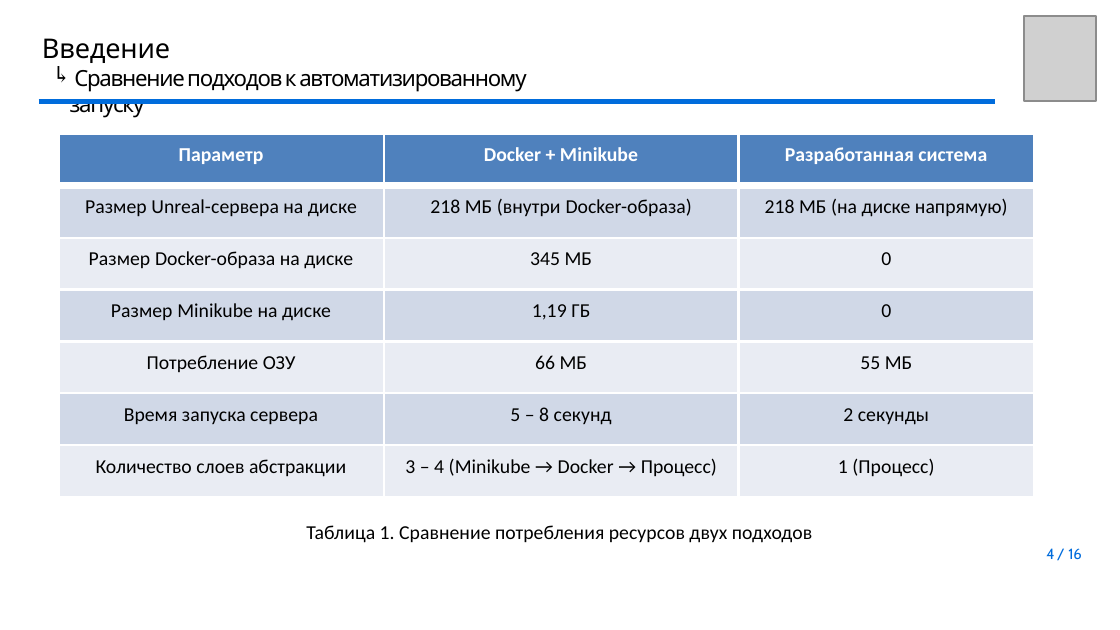
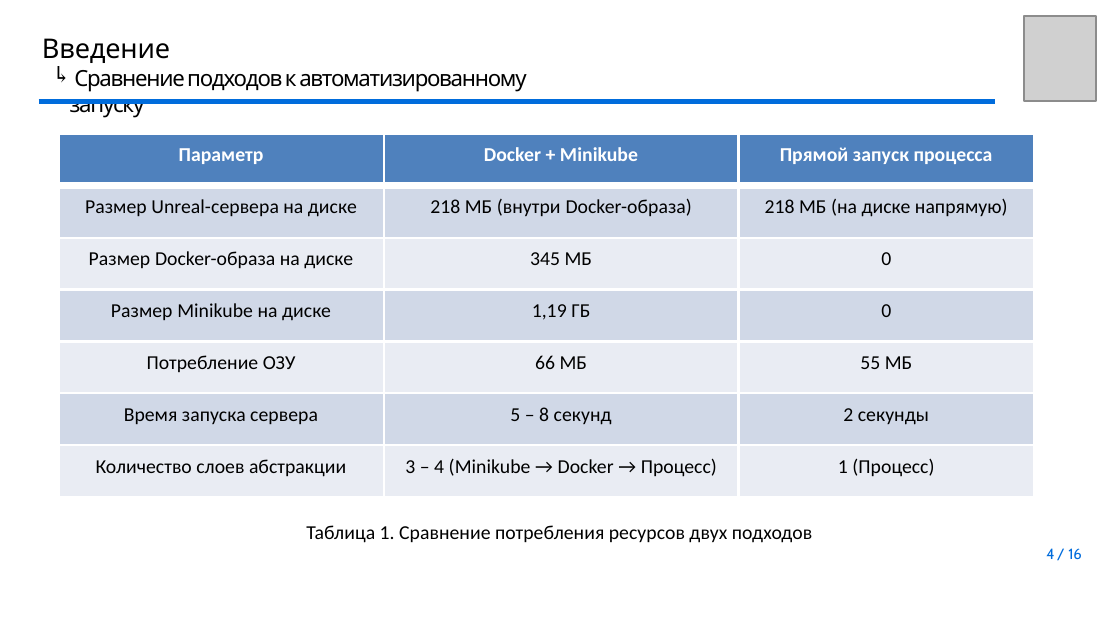
Before and after one commit to youngB0rrov/bmstu_doc, a slide deck: slide 4 of Master/Diploma/presentation/Презентация.pptx. Drawn at 1120x630 pixels with LibreOffice and Linux fonts; fonts in the diff are those of the drawing; grey boxes stand for pictures; background and template pictures are left out. Boxes give left, top, right and bottom in pixels: in the first picture for what was removed or moved away, otherwise in the second. Text is boxed around its words. In the diff, an @@ line names an element or a change of style, - is before the commit and + after.

```diff
--- a/Master/Diploma/presentation/Презентация.pptx
+++ b/Master/Diploma/presentation/Презентация.pptx
@@ table at [59,133,1033,497] @@
-row 1, column 3: Разработанная система
+row 1, column 3: Прямой запуск процесса
```
Also in this commit, not shown: 7 other slides changed, 1 other file.
